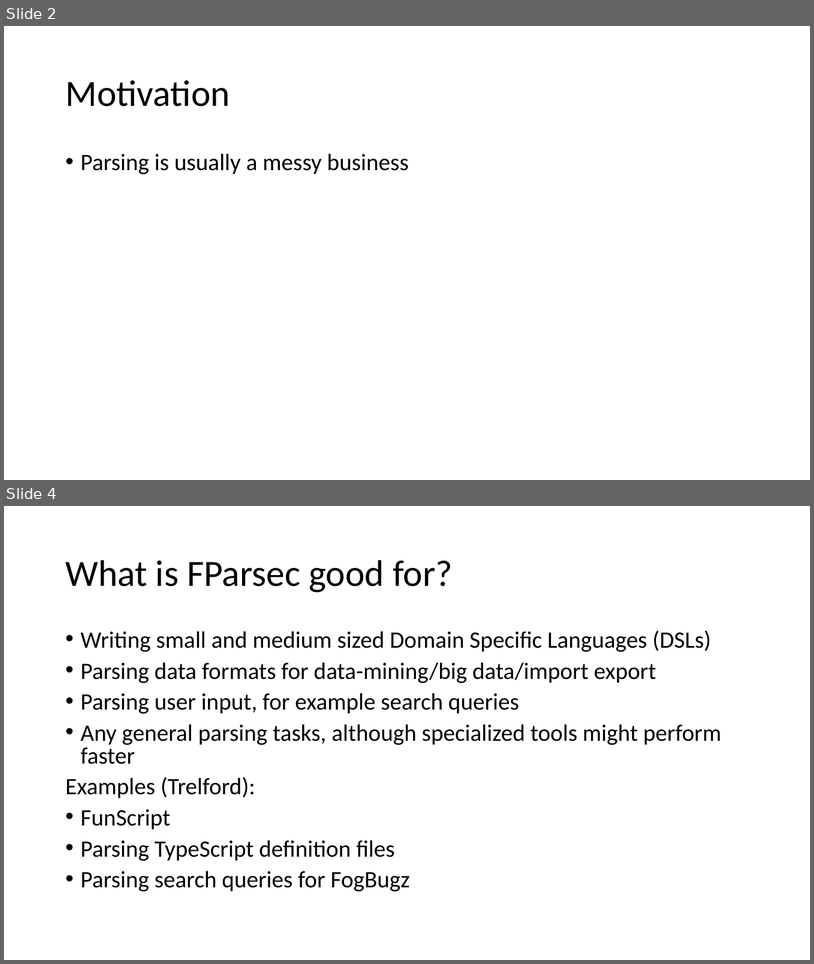
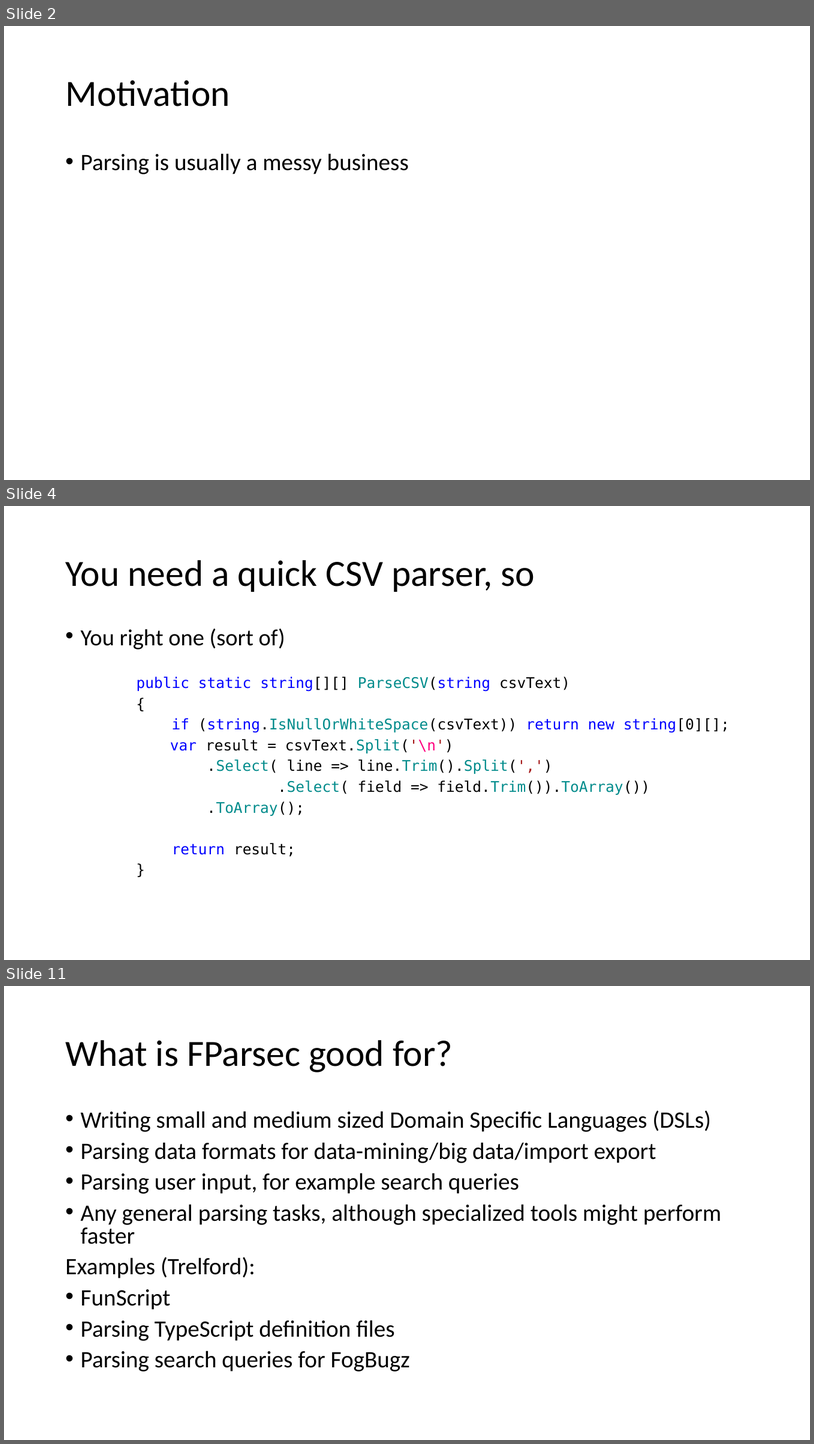
Before and after one commit to atiboros/PracticalFParsec, a slide deck: Slides/Practical FParsec V2.pptx. Shown one above the other, each under a label of ours: slides 2 and 4 before the commit, slides 2, 4 and 11 after it; the slides between them are not shown. The pictures are 814x964 and 814x1444 pixels, drawn with LibreOffice and Linux fonts; fonts in the diff are those of the drawing. Boxes give left, top, right and bottom in pixels: in the first picture for what was removed or moved away, otherwise in the second. Text is boxed around its words. In the diff, an @@ line names an element or a change of style, - is before the commit and + after.

```diff
--- a/Slides/Practical FParsec V2.pptx
+++ b/Slides/Practical FParsec V2.pptx
@@ slide 4 added at bbox=[4, 506, 810, 960], background #FFFFFF @@
@@ title added at bbox=[65, 560, 536, 592], 44 pt, text #000000 @@
+You need a quick CSV parser, so
@@ text added at bbox=[81, 628, 730, 856], 17.5 pt, text #000000 @@
+• You right one (sort of)
+public static string[][] ParseCSV(string csvText)
+{
+if (string.IsNullOrWhiteSpace(csvText)) return new string[0][];
+var result = csvText.Split('\n')
+.Select( line => line.Trim().Split(',')
+.Select( field => field.Trim()).ToArray())
+.ToArray();
+return result;
+}
@@ what was slide 4 is now slide 11 @@
```
Also in this commit, not shown: 3 slides changed, 7 other slides added, 2 slides removed, 2 other files.
